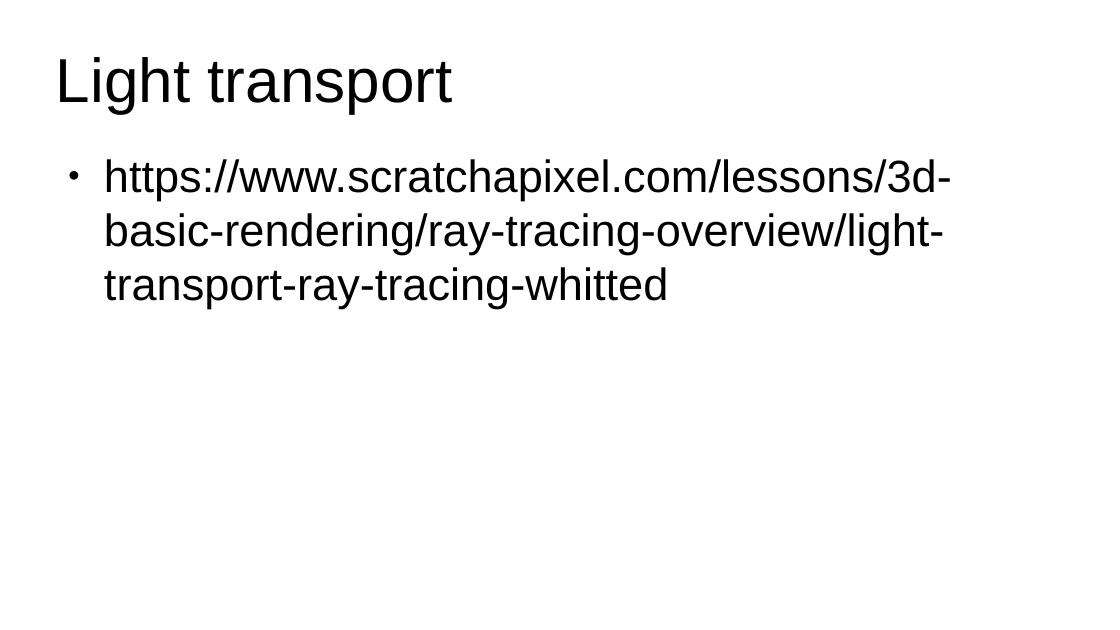
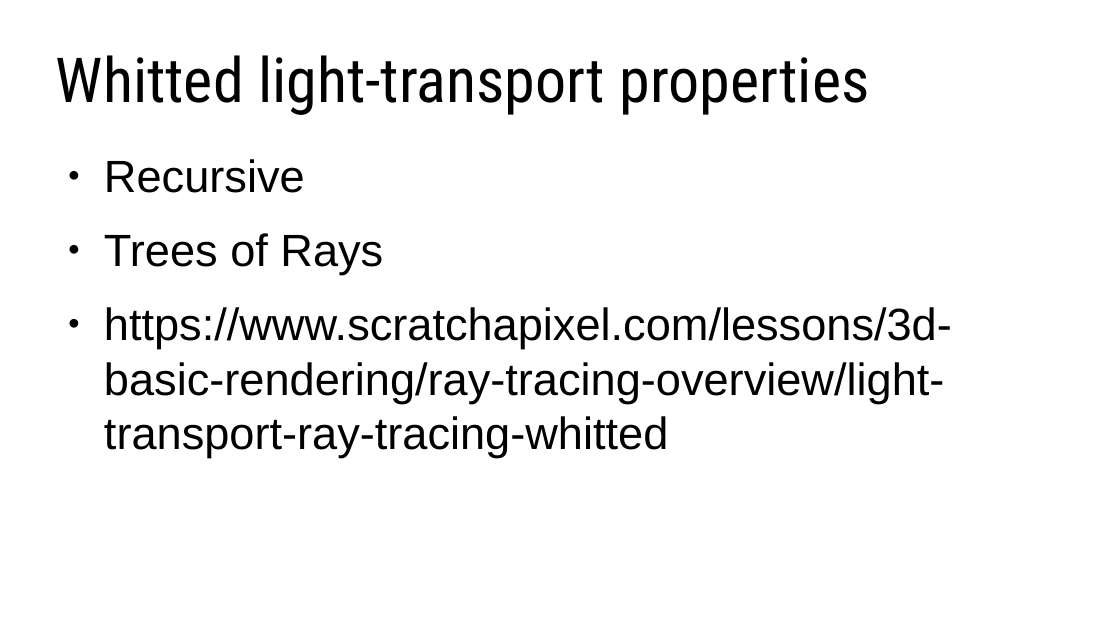
Before and after one commit to lorentzo/IntroductionToComputerGraphics, a slide deck: slide 23 of lectures/foundations_rendering/foundations_raytracing.odp (slide 17 before the commit). Drawn at 1120x630 pixels with LibreOffice and Linux fonts; fonts in the diff are those of the drawing. Boxes give left, top, right and bottom in pixels: in the first picture for what was removed or moved away, otherwise in the second. Text is boxed around its words. In the diff, an @@ line names an element or a change of style, - is before the commit and + after.

```diff
--- a/lectures/foundations_rendering/foundations_raytracing.odp
+++ b/lectures/foundations_rendering/foundations_raytracing.odp
@@ title at box(56, 55, 869, 115): text changed; font Arial to Roboto Condensed @@
-Light transport
+Whitted light-transport properties
@@ text at box(104, 159, 383, 275): paragraphs added @@
+● Recursive
+● Trees of Rays
```
Also in this commit, not shown: 4 other slides changed, 8 slides added, 4 other files.
